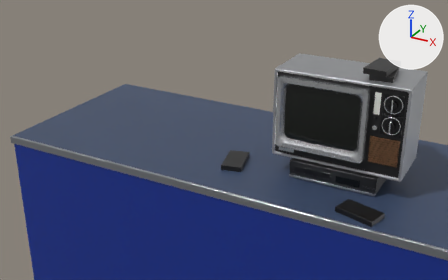
Before and after pictures for a commit that changed the glTF model assets/set.glb.
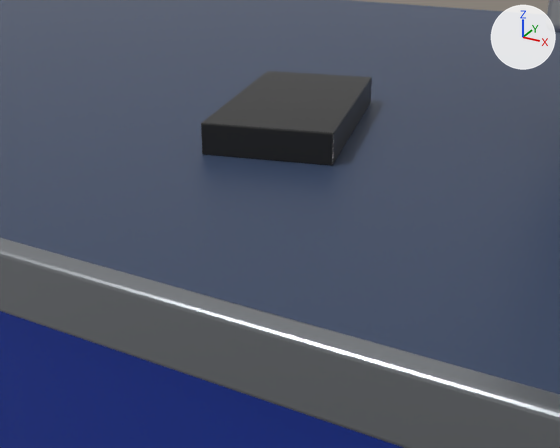
Each version is shown from a 50 mm camera at (0.822, -2.723, 1.299) aimed at (-0.593, -0.151, 0.013), then close up from a 50 mm camera at (-0.213, -0.746, 0.098) aimed at (-0.513, -0.201, -0.175). Lighting does not change. The marker at upper right points along +X, +Y and +Z. The first two pictures are the older version. Where no turn or scale is listed for an object, it has been applied to the vertices.

Script lines for the objects in view, before the commit:
```python
me_counter_edge = bpy.data.meshes.new('Counter_Edge')
me_counter_edge.from_pydata(...)  # 96 vertices, 188 faces; spans x -1.8..1.8, y -0.47..-0.46, z -0.14..-0.09
me_counter_edge.materials.append(mat_m_edge)  # grey #a7abb0
me_counter_front = bpy.data.meshes.new('Counter_Front')
me_counter_front.from_pydata(...)  # a box spanning x -1.8..1.8, y -0.45..-0.4, z -1.2..-0.14
me_counter_front.materials.append(mat_m_counterfront)  # blue #0f2f8f
me_tape_2 = bpy.data.meshes.new('Tape_2')
me_tape_2.from_pydata(...)  # 56 vertices, 108 faces; spans x -0.074..0.074, y -0.105..0.105, z 0.0..0.026
me_tape_2.materials.append(mat_m_sleeve2)  # black #222222
ob_counter_edge = bpy.data.objects.new('Counter_Edge', me_counter_edge)
ob_counter_edge.location = (0.0, 0.0, 0.0)
ob_counter_front = bpy.data.objects.new('Counter_Front', me_counter_front)
ob_counter_front.location = (0.0, 0.0, 0.0)
ob_tape_2 = bpy.data.objects.new('Tape_2', me_tape_2)
ob_tape_2.location = (-0.52, -0.16, -0.098)
# also in view: 'Counter_Top' at (0.0, 0.07, -0.116)
```
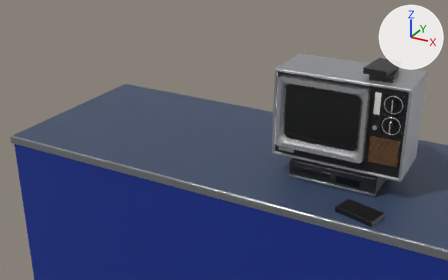
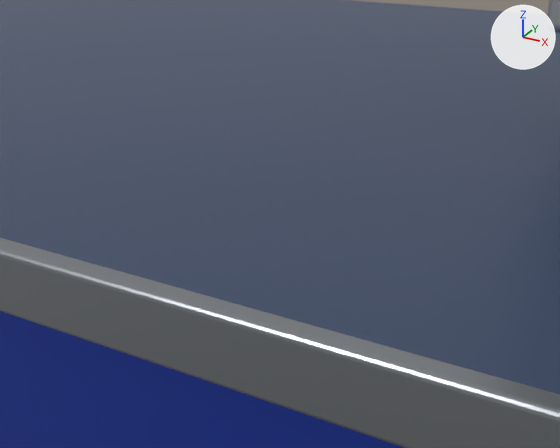
Where the change shows, as pixel boxes [x1, y1, x2, y2] in the close-ups (560 x 448 px):
'Tape_2', deleted: before [201, 71, 372, 165]

The change, as a diff of the scene's bpy script:
```diff
--- a/assets/set.glb.py
+++ b/assets/set.glb.py
@@ ob_tape_2 @@
-ob_tape_2 = bpy.data.objects.new('Tape_2', me_tape_2)
-ob_tape_2.location = (-0.52, -0.16, -0.098)
```
